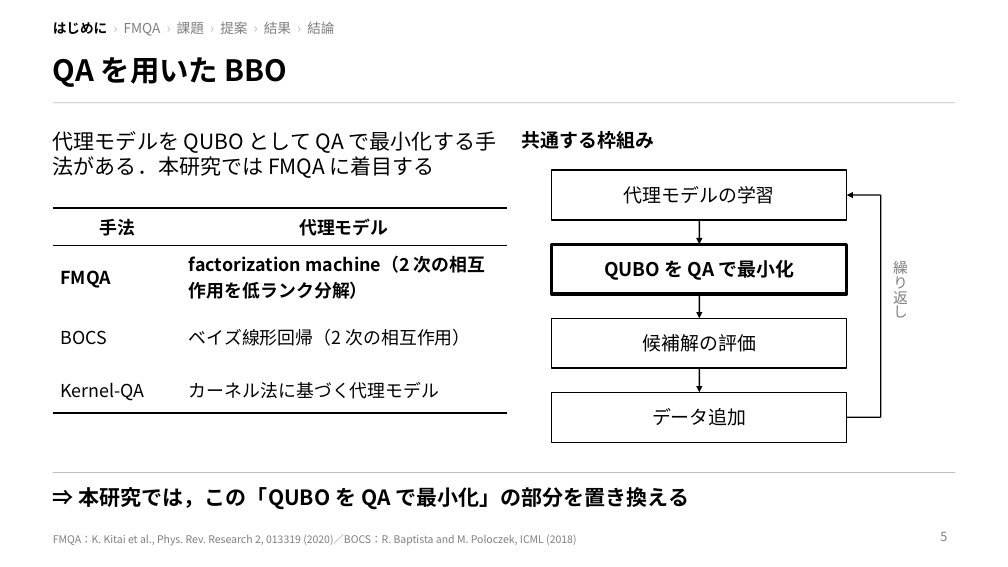
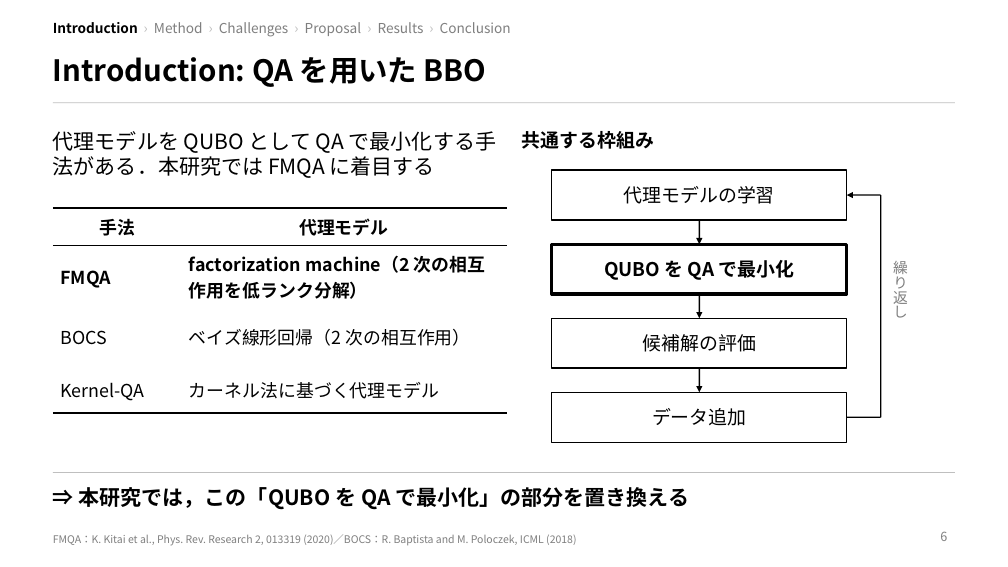
Before and after one commit to taiga-hayashi/QAOA_BBO_Public, a slide deck: slide 6 of docs/slide/slide_ja.pptx (slide 5 before the commit). Drawn at 1008x567 pixels with LibreOffice and Linux fonts; fonts in the diff are those of the drawing. Boxes give left, top, right and bottom in pixels: in the first picture for what was removed or moved away, otherwise in the second. Text is boxed around its words. In the diff, an @@ line names an element or a change of style, - is before the commit and + after.

```diff
--- a/docs/slide/slide_ja.pptx
+++ b/docs/slide/slide_ja.pptx
@@ text at (53,22,511,37): text changed @@
-はじめに › FMQA › 課題 › 提案 › 結果 › 結論
+Introduction › Method › Challenges › Proposal › Results › Conclusion
@@ title at (53,57,487,87): text changed @@
-QA を用いた BBO
+Introduction: QA を用いた BBO
@@ page number at (940,531,947,541): text changed @@
-5
+6
```
Also in this commit, not shown: 21 other slides changed, 4 slides added, 1 slide removed.
